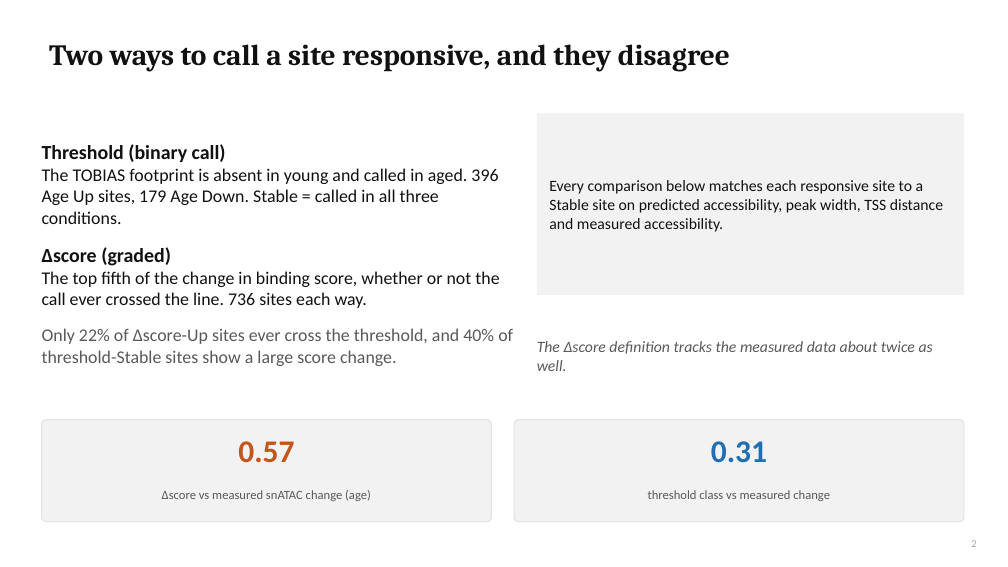
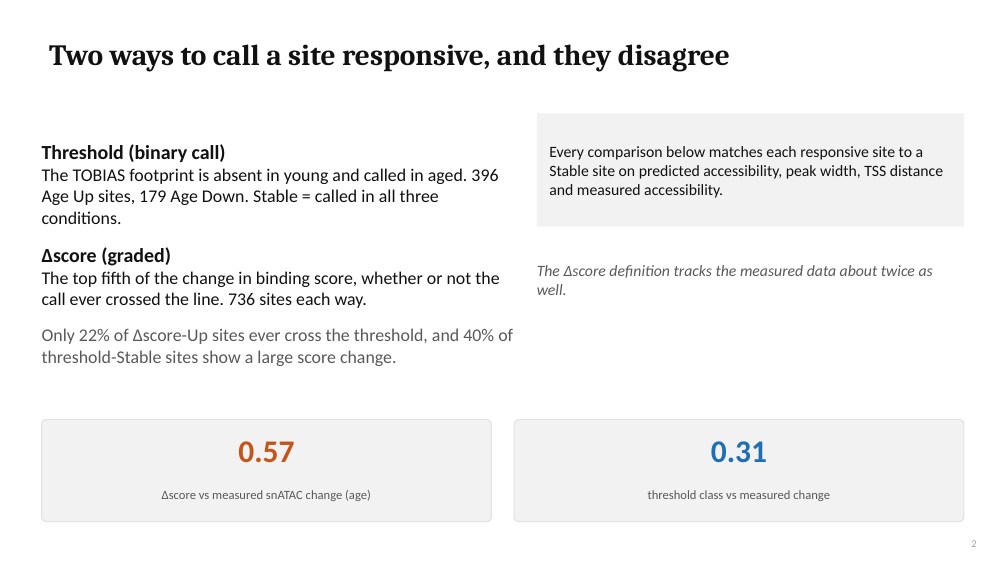
Before and after one commit to cytokine4242/Alpha_Genome_Ap1, a slide deck: slide 2 of Analysis/AP1_AlphaGenome_results.pptx. Drawn at 1008x567 pixels with LibreOffice and Linux fonts; fonts in the diff are those of the drawing. Boxes give left, top, right and bottom in pixels: in the first picture for what was removed or moved away, otherwise in the second. Text is boxed around its words. In the diff, an @@ line names an element or a change of style, - is before the commit and + after.

```diff
--- a/Analysis/AP1_AlphaGenome_results.pptx
+++ b/Analysis/AP1_AlphaGenome_results.pptx
@@ rectangle "Every comparison below matches each ...": place and size @@
-rectangle "Every comparison below matches each ..." at <box>537,113,964,295</box>
+rectangle "Every comparison below matches each ..." at <box>537,113,964,227</box>
@@ text "The Δscore definition tracks the ...": place and size @@
-text "The Δscore definition tracks the ..." at <box>537,341,933,371</box>
+text "The Δscore definition tracks the ..." at <box>537,265,933,295</box>
```
Also in this commit, not shown: 4 other slides changed, 5 slides added, 4 slides removed, 44 other files.
